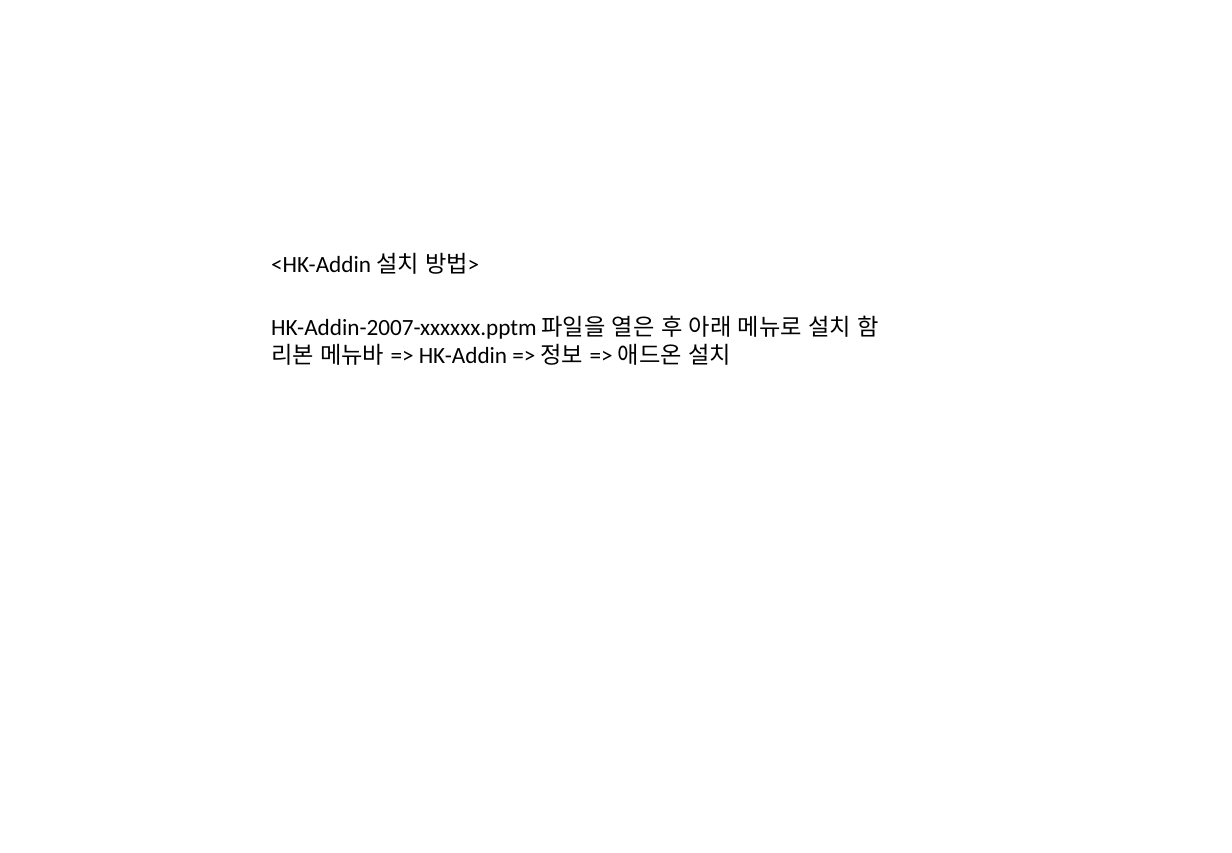
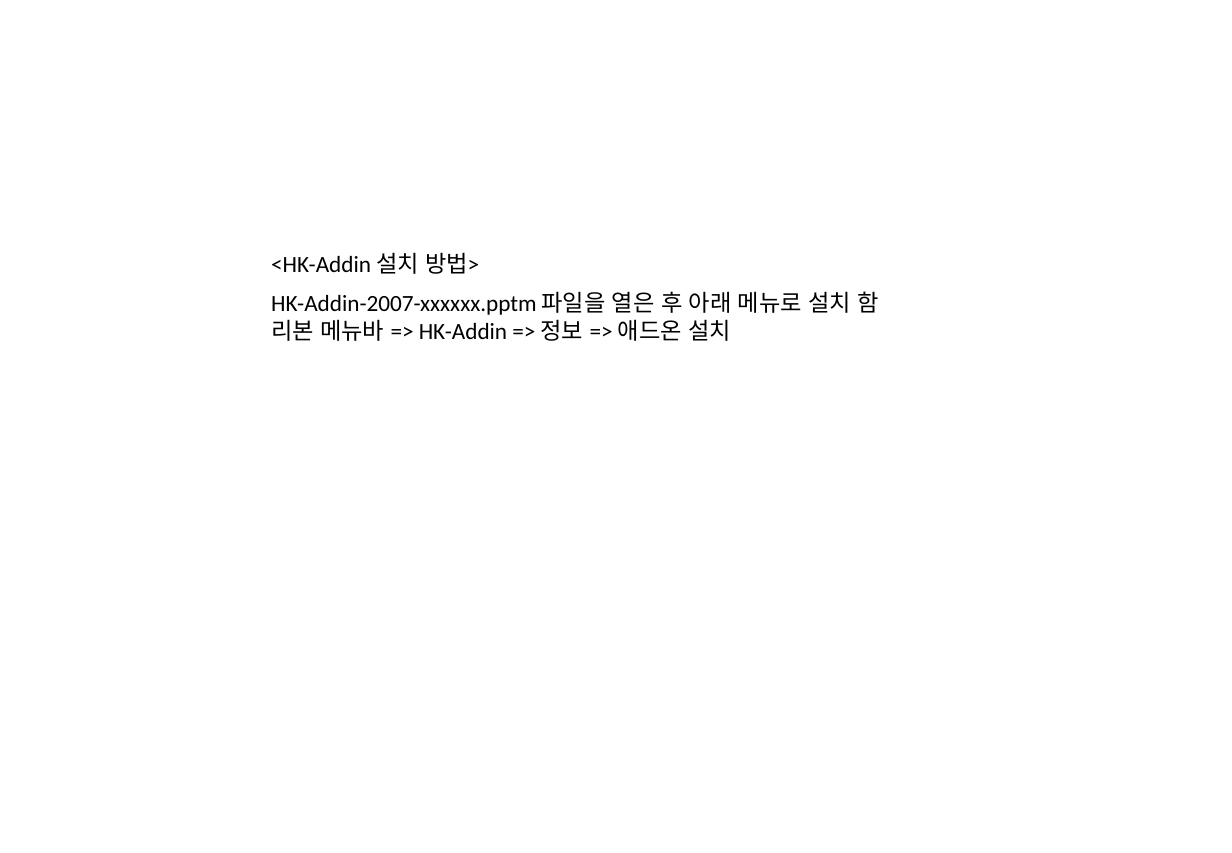
Before and after one commit to grollcake/eDR, a slide deck: slide 1 of HK-Addin-2007-20211221.pptm. Drawn at 1232x853 pixels with LibreOffice and Linux fonts; fonts in the diff are those of the drawing. Boxes give left, top, right and bottom in pixels: in the first picture for what was removed or moved away, otherwise in the second. Text is boxed around its words. In the diff, an @@ line names an element or a change of style, - is before the commit and + after.

```diff
--- a/HK-Addin-2007-20211221.pptm
+++ b/HK-Addin-2007-20211221.pptm
@@ text "HK-Addin-2007-xxxxxx.pptm 파일을 열은 후 아래 ...": place and size @@
-text "HK-Addin-2007-xxxxxx.pptm 파일을 열은 후 아래 ..." at (271, 315, 878, 365)
+text "HK-Addin-2007-xxxxxx.pptm 파일을 열은 후 아래 ..." at (271, 291, 878, 341)
```
